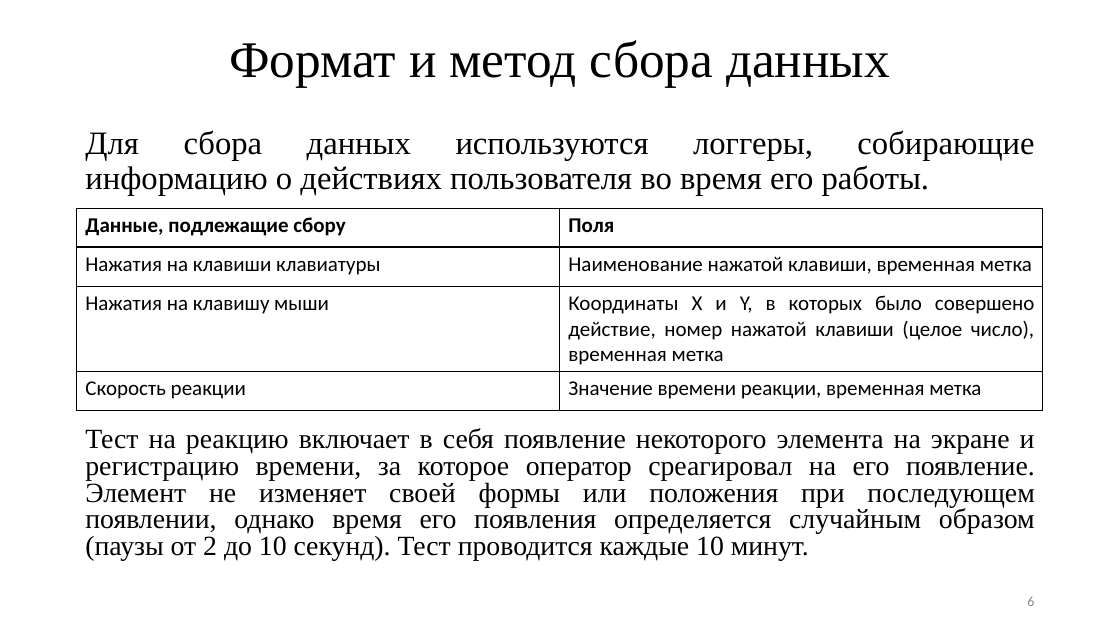
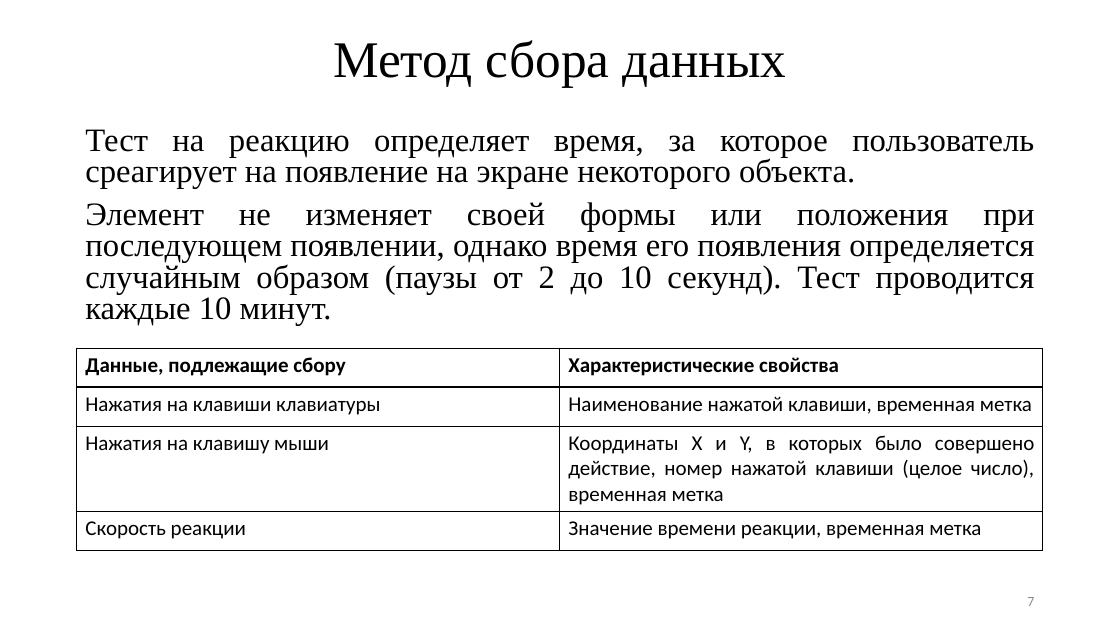
Before and after one commit to TheSawIsTheLaw/FatigueRecognitionSystem, a slide deck: slide 7 of Presentation/presentation.pptx (slide 6 before the commit). Drawn at 1120x630 pixels with LibreOffice and Linux fonts; fonts in the diff are those of the drawing. Boxes give left, top, right and bottom in pixels: in the first picture for what was removed or moved away, otherwise in the second. Text is boxed around its words. In the diff, an @@ line names an element or a change of style, - is before the commit and + after.

```diff
--- a/Presentation/presentation.pptx
+++ b/Presentation/presentation.pptx
@@ title at box(333, 40, 786, 88): text changed @@
-Формат и метод сбора данных
+Метод сбора данных
@@ text at box(85, 129, 1035, 326): text changed; size 23.8 to 28 pt @@
-Тест на реакцию включает в себя появление некоторого элемента на экране и регистрацию времени, за которое оператор среагировал на его появление. Элемент не изменяет своей формы или положения при последующем появлении, однако время его появления определяется случайным образом (паузы от 2 до 10 секунд). Тест проводится каждые 10 минут.
+Тест на реакцию определяет время, за которое пользователь среагирует на появление на экране некоторого объекта.
+Элемент не изменяет своей формы или положения при последующем появлении, однако время его появления определяется случайным образом (паузы от 2 до 10 секунд). Тест проводится каждые 10 минут.
@@ text removed at box(85, 130, 1034, 195) @@
-Для сбора данных используются логгеры, собирающие информацию о действиях пользователя во время его работы.
@@ table at box(77, 348, 1044, 549) @@
-row 1, column 2: Поля
+row 1, column 2: Характеристические свойства
@@ table: place and size @@
-table at box(77, 208, 1044, 409)
+table at box(77, 348, 1044, 549)
@@ page number at box(1027, 597, 1034, 606): text changed @@
-6
+7
```
Also in this commit, not shown: 11 other slides changed, 2 slides added, 29 other files.
